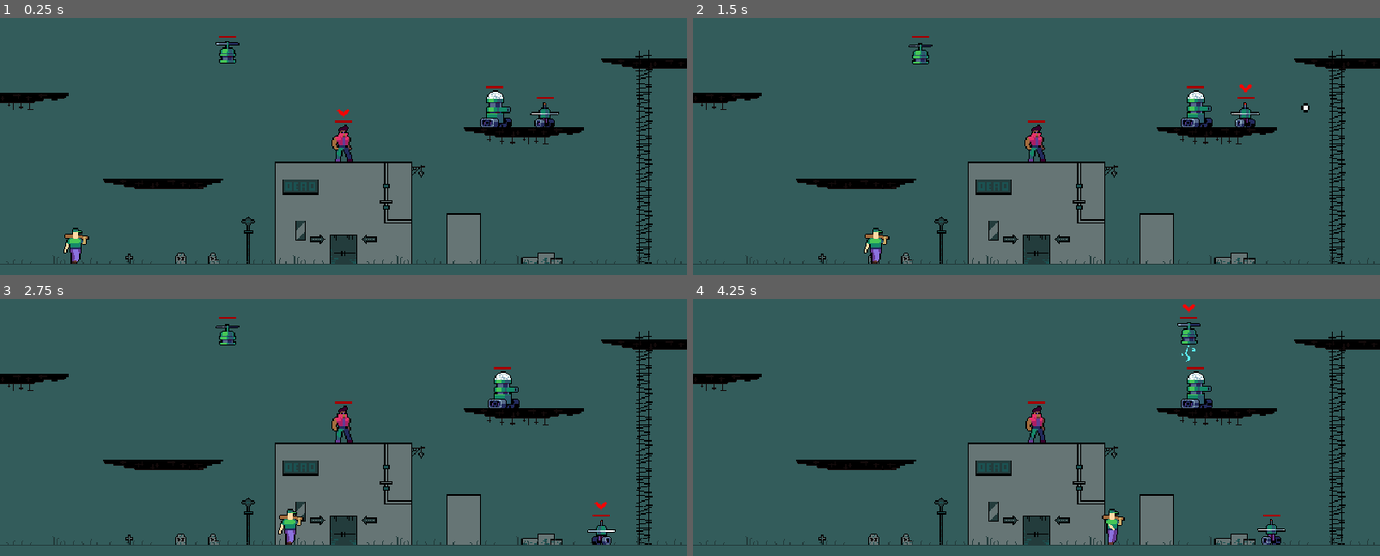
Above: before the commit, frames 1-4 (two rows, left to right).
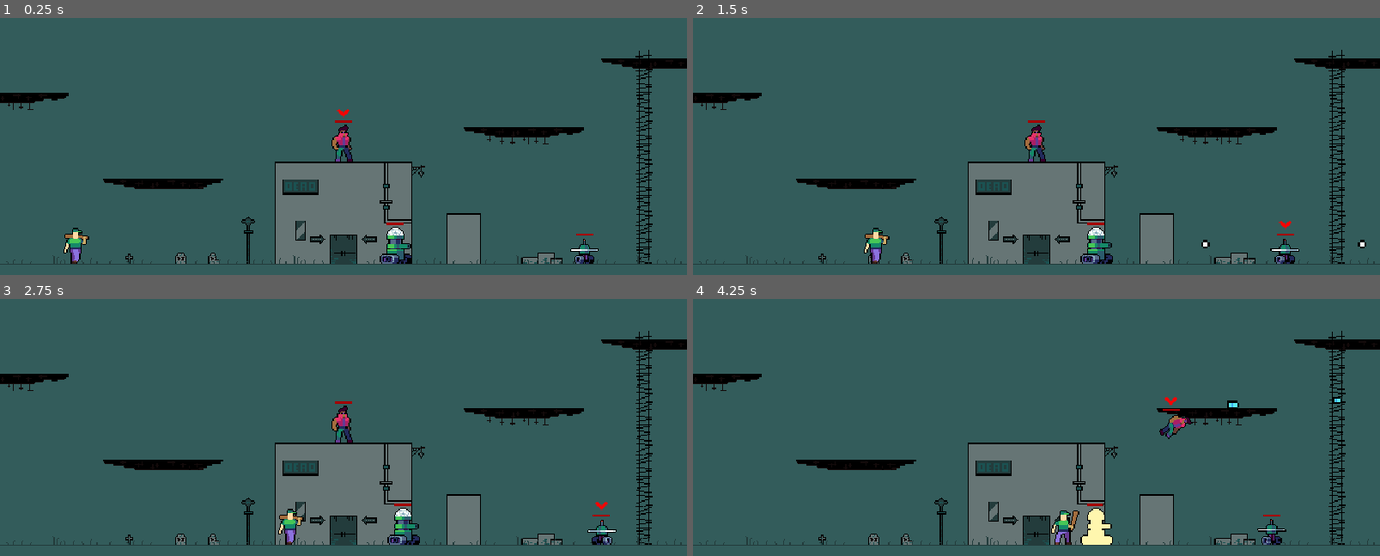
Above: after the commit, the same moments.

Repository: ericvennemeyer/taqueria-ultima
Game: Godot game, scene res://Scenes/world.tscn
The game is run twice, just before and just after one commit, with the same random seed, the same clock (stepped at 60 frames per second) and the same inputs.
Inputs:
- Up to frame 1 (0.25 s): no input
- Up to frame 2 (1.5 s): tap Enter (change_player) at 0.5, 1.35 s; hold K (attack) 0.53-1.28 s; hold D (move_right) from 0.53 s (still down); tap Space (jump) at 0.77 s
- Up to frame 3 (2.75 s): tap Space (jump) at 1.52 s; release D (move_right) at 2.03 s; hold A (move_left) from 2.03 s (still down); hold K (attack) from 2.03 s (still down)
- Up to frame 4 (4.25 s): release A (move_left) at 2.78 s; release K (attack) at 2.78 s; hold D (move_right) from 2.78 s (still down); tap Enter (change_player) at 2.85 s; tap Space (jump) at 3.02, 3.77 s; hold K (attack) from 3.53 s (still down)

The runs differ from the first frame. In frame 1, 1.4% of the frame differs, in the area x 31-88%, y 7-96%; in frame 2, 1.6%; in frame 3, 1.1%; in frame 4, 2.2%, in the area x 48-95%, y 2-96%.
Error before the commit: Invalid assignment of property or key 'is_active' with value of type 'bool' on a base object of type 'Area2D (HitboxComponent)'. (res://Scripts/drone_bot.gd:49)

Commit message:
Remove drone bot for jam version. Disable player collision layers on bot death, enemy collision layer on enemy death.

Diff:
--- a/Scenes/bot_base_scene.tscn
+++ b/Scenes/bot_base_scene.tscn
@@ -44,7 +44,7 @@
 rotation = 3.14159
 texture = ExtResource("5_7jqpp")
 
-[node name="HealthBar" type="TextureProgressBar" parent="." node_paths=PackedStringArray("stats_component")]
+[node name="HealthBar" type="TextureProgressBar" parent="."]
 z_index = 15
 anchors_preset = 8
 anchor_left = 0.5
@@ -66,7 +66,6 @@
 texture_progress = ExtResource("4_ivo5l")
 texture_progress_offset = Vector2(2.08165e-12, 2.08165e-12)
 script = ExtResource("4_sfi3y")
-stats_component = NodePath("")
 
 [node name="StatsComponent" type="Node" parent="."]
 script = ExtResource("20_3re0j")
--- a/Scenes/enemy.tscn
+++ b/Scenes/enemy.tscn
@@ -18,48 +18,6 @@
 [sub_resource type="RectangleShape2D" id="RectangleShape2D_jtlig"]
 size = Vector2(16, 31)
 
-[sub_resource type="Animation" id="Animation_ilses"]
-resource_name = "idle"
-length = 0.6
-loop_mode = 1
-step = 0.15
-tracks/0/type = "value"
-tracks/0/imported = false
-tracks/0/enabled = true
-tracks/0/path = NodePath("Sprites/Sprite2D:texture")
-tracks/0/interp = 1
-tracks/0/loop_wrap = true
-tracks/0/keys = {
-"times": PackedFloat32Array(0),
-"transitions": PackedFloat32Array(1),
-"update": 1,
-"values": [ExtResource("2_eu3bo")]
-}
-tracks/1/type = "value"
-tracks/1/imported = false
-tracks/1/enabled = true
-tracks/1/path = NodePath("Sprites/Sprite2D:hframes")
-tracks/1/interp = 1
-tracks/1/loop_wrap = true
-tracks/1/keys = {
-"times": PackedFloat32Array(0),
-"transitions": PackedFloat32Array(1),
-"update": 1,
-"values": [4]
-}
-tracks/2/type = "value"
-tracks/2/imported = false
-tracks/2/enabled = true
-tracks/2/path = NodePath("Sprites/Sprite2D:frame")
-tracks/2/interp = 1
-tracks/2/loop_wrap = true
-tracks/2/keys = {
-"times": PackedFloat32Array(0, 0.15, 0.3, 0.45),
-"transitions": PackedFloat32Array(1, 1, 1, 1),
-"update": 1,
-"values": [0, 1, 2, 3]
-}
-
 [sub_resource type="Animation" id="Animation_xrd88"]
 length = 0.001
 tracks/0/type = "value"
@@ -85,48 +43,6 @@
 "transitions": PackedFloat32Array(1),
 "update": 0,
 "values": [Vector2(17, -12)]
-}
-
-[sub_resource type="Animation" id="Animation_gk4gm"]
-resource_name = "walk"
-length = 0.6
-loop_mode = 1
-step = 0.1
-tracks/0/type = "value"
-tracks/0/imported = false
-tracks/0/enabled = true
-tracks/0/path = NodePath("Sprites/Sprite2D:texture")
-tracks/0/interp = 1
-tracks/0/loop_wrap = true
-tracks/0/keys = {
-"times": PackedFloat32Array(0),
-"transitions": PackedFloat32Array(1),
-"update": 1,
-"values": [ExtResource("3_6yvox")]
-}
-tracks/1/type = "value"
-tracks/1/imported = false
-tracks/1/enabled = true
-tracks/1/path = NodePath("Sprites/Sprite2D:hframes")
-tracks/1/interp = 1
-tracks/1/loop_wrap = true
-tracks/1/keys = {
-"times": PackedFloat32Array(0),
-"transitions": PackedFloat32Array(1),
-"update": 1,
-"values": [6]
-}
-tracks/2/type = "value"
-tracks/2/imported = false
-tracks/2/enabled = true
-tracks/2/path = NodePath("Sprites/Sprite2D:frame")
-tracks/2/interp = 1
-tracks/2/loop_wrap = true
-tracks/2/keys = {
-"times": PackedFloat32Array(0, 0.1, 0.2, 0.3, 0.4, 0.5),
-"transitions": PackedFloat32Array(1, 1, 1, 1, 1, 1),
-"update": 1,
-"values": [0, 1, 2, 3, 4, 5]
 }
 
 [sub_resource type="Animation" id="Animation_5w4q2"]
@@ -195,6 +111,47 @@
 "values": [true, false, true]
 }
 
+[sub_resource type="Animation" id="Animation_m4jcp"]
+resource_name = "death"
+length = 0.6
+step = 0.1
+tracks/0/type = "value"
+tracks/0/imported = false
+tracks/0/enabled = true
+tracks/0/path = NodePath("Sprites/Sprite2D:texture")
+tracks/0/interp = 1
+tracks/0/loop_wrap = true
+tracks/0/keys = {
+"times": PackedFloat32Array(0),
+"transitions": PackedFloat32Array(1),
+"update": 1,
+"values": [ExtResource("6_rsdvt")]
+}
+tracks/1/type = "value"
+tracks/1/imported = false
+tracks/1/enabled = true
+tracks/1/path = NodePath("Sprites/Sprite2D:hframes")
+tracks/1/interp = 1
+tracks/1/loop_wrap = true
+tracks/1/keys = {
+"times": PackedFloat32Array(0),
+"transitions": PackedFloat32Array(1),
+"update": 1,
+"values": [6]
+}
+tracks/2/type = "value"
+tracks/2/imported = false
+tracks/2/enabled = true
+tracks/2/path = NodePath("Sprites/Sprite2D:frame")
+tracks/2/interp = 1
+tracks/2/loop_wrap = true
+tracks/2/keys = {
+"times": PackedFloat32Array(0, 0.1, 0.2, 0.3, 0.4, 0.5),
+"transitions": PackedFloat32Array(1, 1, 1, 1, 1, 1),
+"update": 1,
+"values": [0, 1, 2, 3, 4, 5]
+}
+
 [sub_resource type="Animation" id="Animation_hodwv"]
 resource_name = "hurt"
 length = 0.2
@@ -236,9 +193,52 @@
 "values": [0, 1]
 }
 
-[sub_resource type="Animation" id="Animation_m4jcp"]
-resource_name = "death"
+[sub_resource type="Animation" id="Animation_ilses"]
+resource_name = "idle"
 length = 0.6
+loop_mode = 1
+step = 0.15
+tracks/0/type = "value"
+tracks/0/imported = false
+tracks/0/enabled = true
+tracks/0/path = NodePath("Sprites/Sprite2D:texture")
+tracks/0/interp = 1
+tracks/0/loop_wrap = true
+tracks/0/keys = {
+"times": PackedFloat32Array(0),
+"transitions": PackedFloat32Array(1),
+"update": 1,
+"values": [ExtResource("2_eu3bo")]
+}
+tracks/1/type = "value"
+tracks/1/imported = false
+tracks/1/enabled = true
+tracks/1/path = NodePath("Sprites/Sprite2D:hframes")
+tracks/1/interp = 1
+tracks/1/loop_wrap = true
+tracks/1/keys = {
+"times": PackedFloat32Array(0),
+"transitions": PackedFloat32Array(1),
+"update": 1,
+"values": [4]
+}
+tracks/2/type = "value"
+tracks/2/imported = false
+tracks/2/enabled = true
+tracks/2/path = NodePath("Sprites/Sprite2D:frame")
+tracks/2/interp = 1
+tracks/2/loop_wrap = true
+tracks/2/keys = {
+"times": PackedFloat32Array(0, 0.15, 0.3, 0.45),
+"transitions": PackedFloat32Array(1, 1, 1, 1),
+"update": 1,
+"values": [0, 1, 2, 3]
+}
+
+[sub_resource type="Animation" id="Animation_gk4gm"]
+resource_name = "walk"
+length = 0.6
+loop_mode = 1
 step = 0.1
 tracks/0/type = "value"
 tracks/0/imported = false
@@ -250,7 +250,7 @@
 "times": PackedFloat32Array(0),
 "transitions": PackedFloat32Array(1),
 "update": 1,
-"values": [ExtResource("6_rsdvt")]
+"values": [ExtResource("3_6yvox")]
 }
 tracks/1/type = "value"
 tracks/1/imported = false
--- a/Scenes/world.tscn
+++ b/Scenes/world.tscn
@@ -1,11 +1,10 @@
-[gd_scene load_steps=16 format=3 uid="uid://d2pob0ffnaeal"]
+[gd_scene load_steps=15 format=3 uid="uid://d2pob0ffnaeal"]
 
 [ext_resource type="Script" path="res://Scripts/world.gd" id="1_qihp8"]
 [ext_resource type="PackedScene" uid="uid://cpx1ygw3suhcn" path="res://Scenes/player.tscn" id="3_uj7fh"]
 [ext_resource type="PackedScene" uid="uid://dwgdoxctxjlc0" path="res://Scenes/ladder.tscn" id="3_wcnyj"]
 [ext_resource type="Texture2D" uid="uid://cet5ypxdip8ei" path="res://Assets/Tilesets/Dead Tileset V1.png" id="5_eayi0"]
 [ext_resource type="Texture2D" uid="uid://d1wmq1ryxywku" path="res://Assets/Tilesets/SCi-fi assets planet one.png" id="5_eha45"]
-[ext_resource type="PackedScene" uid="uid://ct8ksffth41ph" path="res://Scenes/drone_bot.tscn" id="5_mxkri"]
 [ext_resource type="Texture2D" uid="uid://bp6qgy6dr1edk" path="res://Assets/Tilesets/SCi-fi-Planet one Add ons v1.png" id="6_di7bd"]
 [ext_resource type="PackedScene" uid="uid://b0lbpufbkorrc" path="res://Scenes/enemy.tscn" id="6_k62o8"]
 [ext_resource type="PackedScene" uid="uid://cj0dma3dx8ju" path="res://Scenes/tank_bot.tscn" id="7_7je4c"]
@@ -652,13 +651,10 @@
 position = Vector2(320, 240)
 
 [node name="TankBot" parent="Player-Controlled" instance=ExtResource("7_7je4c")]
-position = Vector2(461, 208)
+position = Vector2(368, 335)
 
 [node name="SliceBot" parent="Player-Controlled" instance=ExtResource("8_kg5sa")]
-position = Vector2(508, 208)
-
-[node name="DroneBot" parent="Player-Controlled" instance=ExtResource("5_mxkri")]
-position = Vector2(212, 152)
+position = Vector2(545, 335)
 
 [node name="Enemies" type="Node" parent="."]
 
--- a/Scripts/drone_bot.gd
+++ b/Scripts/drone_bot.gd
@@ -93,4 +93,4 @@
 		hurtbox_component.is_invincible = false
 	elif anim_name == "death":
 		explosion_spawner.spawn()
-		#queue_free()
+		set_collision_layer_value(2, false)
--- a/Scripts/enemy.gd
+++ b/Scripts/enemy.gd
@@ -30,7 +30,10 @@
 	if not is_on_floor():
 		velocity += get_gravity() * delta
 
-	if is_alive and is_active:
+	if not is_alive:
+		return
+
+	if is_active:
 		# Handle jump.
 		if (ray_cast_right.is_colliding() or ray_cast_left.is_colliding()) and is_on_floor():
 			velocity.y = JUMP_VELOCITY
--- a/Scripts/slice_bot.gd
+++ b/Scripts/slice_bot.gd
@@ -102,4 +102,4 @@
 		hurtbox_component.is_invincible = false
 	elif anim_name == "death":
 		explosion_spawner.spawn()
-		#queue_free()
+		set_collision_layer_value(2, false)
--- a/Scripts/tank_bot.gd
+++ b/Scripts/tank_bot.gd
@@ -95,4 +95,4 @@
 		hurtbox_component.is_invincible = false
 	elif anim_name == "death":
 		explosion_spawner.spawn()
-		#queue_free()
+		set_collision_layer_value(2, false)
